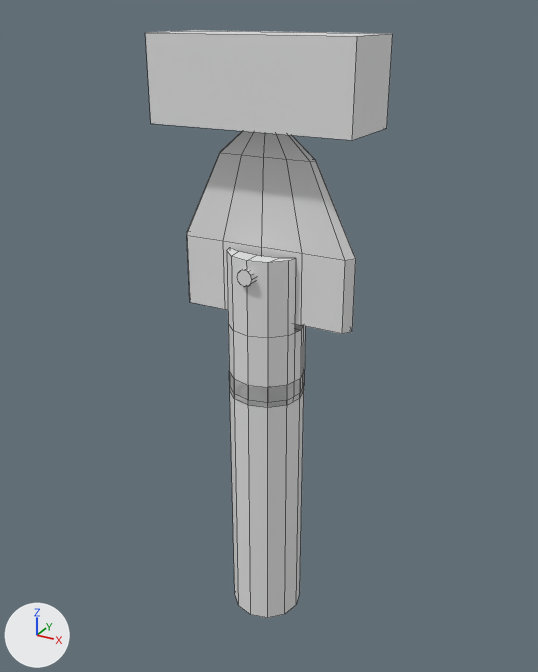
One commit to the Blender file Toys/10Min_mine/2024_12/1222_TerrainAssetsCreating.blend: the scene before it, then after it.
One viewpoint serves both versions: a 50 mm camera at (8.68, -15.66, 16.53) aimed at (-0.15, 0.39, 8.51). Arrows for +X, +Y and +Z are at lower left; the lights stay in place. Mesh edges are drawn as thin lines.
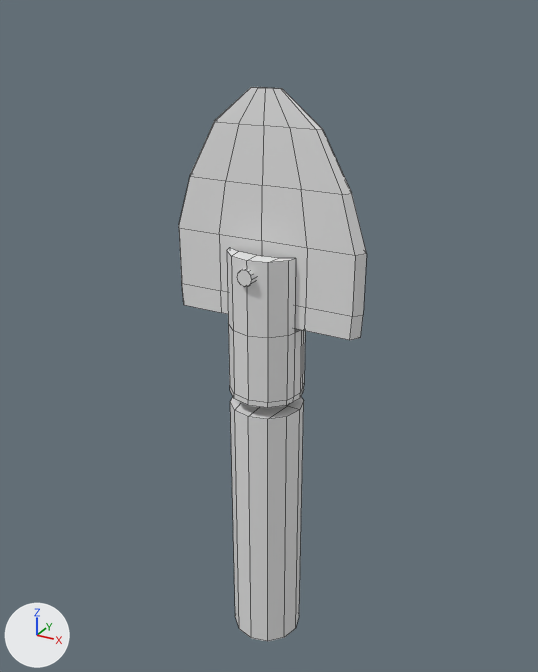
Location of each change, [x1, y1, x2, y2] in pixels of the pictures (538 x 672 px):
'Cylinder.001', reshaped (11% wider, 16% taller): before [187, 131, 356, 408]; after [179, 87, 367, 408]
'Cylinder', reshaped, moved (70% narrower, 58% shorter): before [145, 30, 393, 618]; after [230, 397, 304, 641]
part 1 of me_cylinder_001, deleted: before [145, 30, 393, 140]
part 2 of me_cylinder_002, built on: before [187, 131, 356, 334]; after [179, 87, 367, 340]

The edits, one by one:
me_cylinder_001 has 35 vertices, 27 faces and spans x -2.6..2.6, y -1.0..1.0, z -3.8..12.2.
me_cylinder_001 is used by ob_cylinder; location (0.0, 0.0, 3.85).
me_cylinder_001 part 1: the loose piece of 8 vertices spanning x -2.6..2.6, y -1.0..1.0, z 10.2..12.2 is deleted.
me_cylinder_002 is used by ob_cylinder_001; location (0.0, 0.0, 9.07).
me_cylinder_002 had 155 vertices, 134 faces and spanned x -2.39..2.39, y -1.11..1.11, z -1.96..5.04.
me_cylinder_002 now has 179 vertices, 158 faces and spans x -2.64..2.64, y -1.11..1.11, z -1.96..5.81.
Part 2, on me_cylinder_002:
12 vertices are removed from x -2.39..2.39, y -0.25..0.25, z 2.1.
24 faces are deleted.
3 vertices in x 0.0, y -0.25..0.25, z 0.24 move by (0.0, 0.0, -0.12).
3 vertices in x 1.11..1.19, y -0.25..0.25, z 0.24 move by (0.11, 0.0, -0.12).
3 vertices in x -1.19..-1.11, y -0.25..0.25, z 0.24 move by (-0.11, 0.0, -0.12).
3 vertices in x -0.37..-0.34, y -0.04..0.04, z 5.04 move by (-0.04, 0.0, 0.77).
3 vertices in x 0.34..0.37, y -0.04..0.04, z 5.04 move by (0.04, 0.0, 0.77).
3 vertices in x 0.17..0.18, y -0.04..0.04, z 5.04 move by (0.02, 0.0, 0.77).
24 vertices move from x -2.39..2.39, y -0.25..0.25, z 0.24..5.04 to x -2.61..2.61, y -0.25..0.25, z 0.12..5.81.
24 vertices are added at x -2.64..2.64, y -0.25..0.25, z 0.74..3.63.
12 new vertices lie (0.0, 0.0, 1.52) away from vertices in x -2.64..2.64, y -0.25..0.25, z 0.74.
48 new faces join them.
Object 'Cylinder' (ob_cylinder) moves from (0.0, 0.0, 3.85) to (0.0, 0.0, 2.93).
